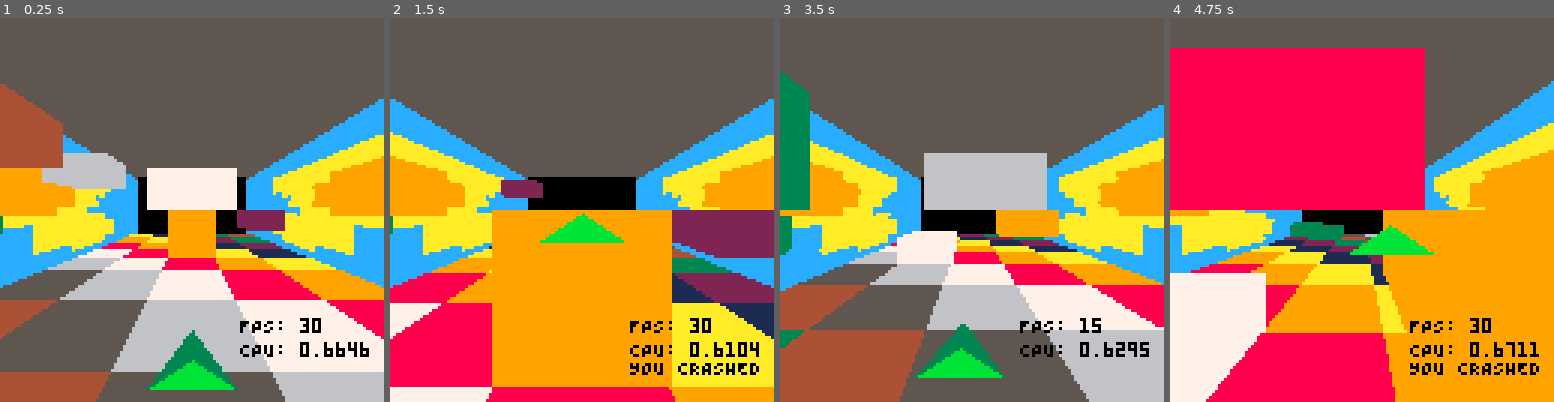
Above: before the commit, frames 1-4 (left to right).
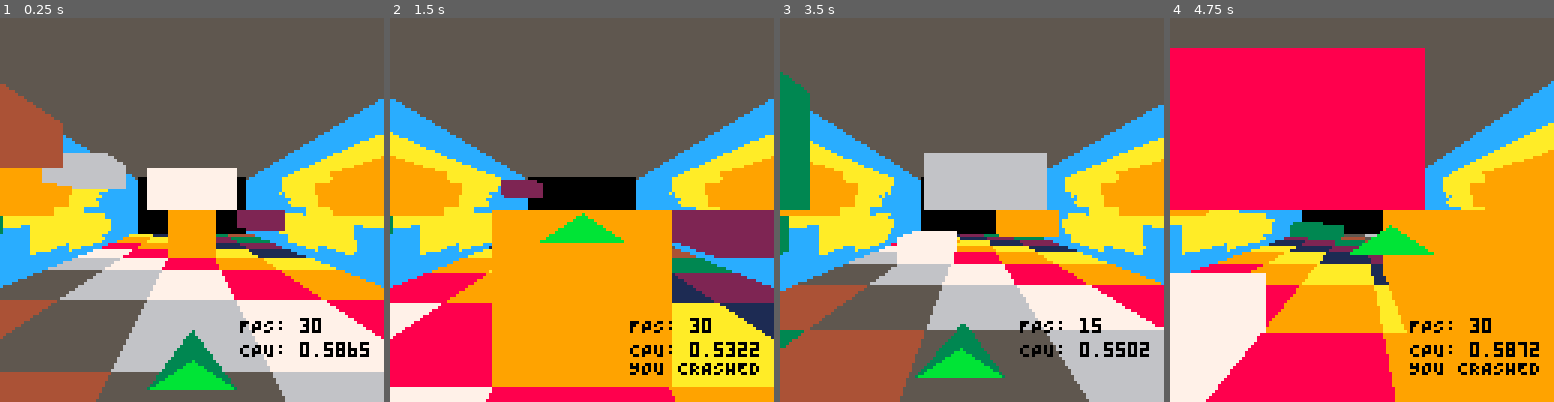
Above: after the commit, the same moments.

Repository: bobgar/pico3d
Game: PICO-8 cartridge 3d.p8
Two runs of this game, one before a commit and one after it. Both use one fixed random seed, a clock stepped at 60 frames per second and the inputs below.
Inputs:
- Up to frame 1 (0.25 s): no input
- Up to frame 2 (1.5 s): tap X (X key) at 0.33, 1.07 s
- Up to frame 3 (3.5 s): hold Right 1.6-2.1 s; tap X (X key) at 1.85, 2.97 s; hold Up 2.15-2.42 s; hold Right 2.47-3.03 s; hold Left from 3.08 s (still down)
- Up to frame 4 (4.75 s): release Left at 3.58 s; hold Down 3.63-3.97 s; hold Right 4.02-4.68 s; tap X (X key) at 4.08 s; hold Up from 4.73 s (still down)

The runs differ from the first frame. In frame 1, 0.8% of the frame differs, in the area x 5-97%, y 34-89%; in frame 2, 0.7%; in frame 3, 0.9%, in the area x 0-97%, y 33-89%; in frame 4, 0.5%.

Commit message:
Get side wall collisions working

Diff:
--- a/3d.lua
+++ b/3d.lua
@@ -60,37 +60,48 @@
 function gameupdate()
     --if btn(⬆️) then vy+= speed  end
     -- if btn(⬇️) then vy-= speed  end
-    if btn(➡️) then px-= speed*20.0  end
-    if btn(⬅️) then px+= speed*20.0 end
+    if btn(➡️) then
+        if (shipx+15 + xstep * 2.5 + speed*30) / xstep <= xsize then
+            px-= speed*20.0
+            shipx+= speed*30
+        end
+    end
+    if btn(⬅️) then
+        if (shipx -15 + xstep * 2.5 - speed*30) / xstep > 0 then
+            px+= speed*20.0
+            shipx-= speed*30
+        end
+    end
+
     if btnp(⬆️) then advance += advancespeed  end
     if btnp(⬇️) then advance -= advancespeed  end
-    if btn(➡️) then shipx+= speed*30  end
-    if btn(⬅️) then shipx-= speed*30 end
+
     if btnp(❎ ) and curjumps>0 then vy = -10 curjumps-=1 end
-
-
 
     -- px+=vx
     shipy+=vy
     -- vx*=damp
     pz+=advance
 
-    checkdownwardcollision()
-end
-
-function checkdownwardcollision()
+    checkcollisions()
+end
+
+function checkcollisions()
     --printh("x: " .. shipx .. "  y: " .. shipy .. "  z: " .. shipz)
     local ix = (shipx + xstep * 2.5) / xstep
     local iy = (shipy + ystep * 4) / ystep
     local iz = (shipz + pz) / zstep
 
-
     local ny = (shipy+vy+gravity + ystep * 4) / ystep
     local nz = (shipz + pz + advance) / zstep
+
+    if ix <= 0 then shipx = -xstep * 2.4999 ix = 1 end
+
     printh("ix: " .. ceil(ix) .. "  ny: " .. ceil(ny) .. "  iz: " .. ceil(iz))-- .. "  cell  " .. level[ceil(ix)][ceil(ny)][ceil(iz)] )
     if ny<=0 then
         crash()
     elseif level[ceil(ix)][ceil(ny)][ceil(iz)] != 0 then
+        if vy < 0 then crash() return end
         vy = 0
         ontheground = true
         curjumps = maxjumps
@@ -168,8 +179,8 @@
 --     function qtex_map_persp(
 --   x1,y1,z1, x2,y2,z2, x3,y3,z3, x4,y4,z4,
 --   mx,my, tw,th, ru,rv, chunk
-    qtex_map_persp_fast(px2, py1, cz, px4, py3, z2, px4, py4, z2, px2, py2, cz, 4,0,2,2,1,1,8, 4)
-    qtex_map_persp_fast(px1, py1, cz, px3, py3, z2, px3, py4, z2, px1, py2, cz, 4,0,2,2,1,1,8, 4)
+    qtex_map_persp_fast(px2, py1, cz, px4, py3, z2, px4, py4, z2, px2, py2, cz, 4,0,2,2,1,1,16, 8)
+    qtex_map_persp_fast(px1, py1, cz, px3, py3, z2, px3, py4, z2, px1, py2, cz, 4,0,2,2,1,1,16, 8)
     --qtex_map(px2, py1, px4, py3, px4, py4, px2, py2, 0,0,4,4,1,1)
     --qtex_map(px1, py1, px3, py3, px3, py4, px1, py2, 0,0,4,4,2,1)
 
